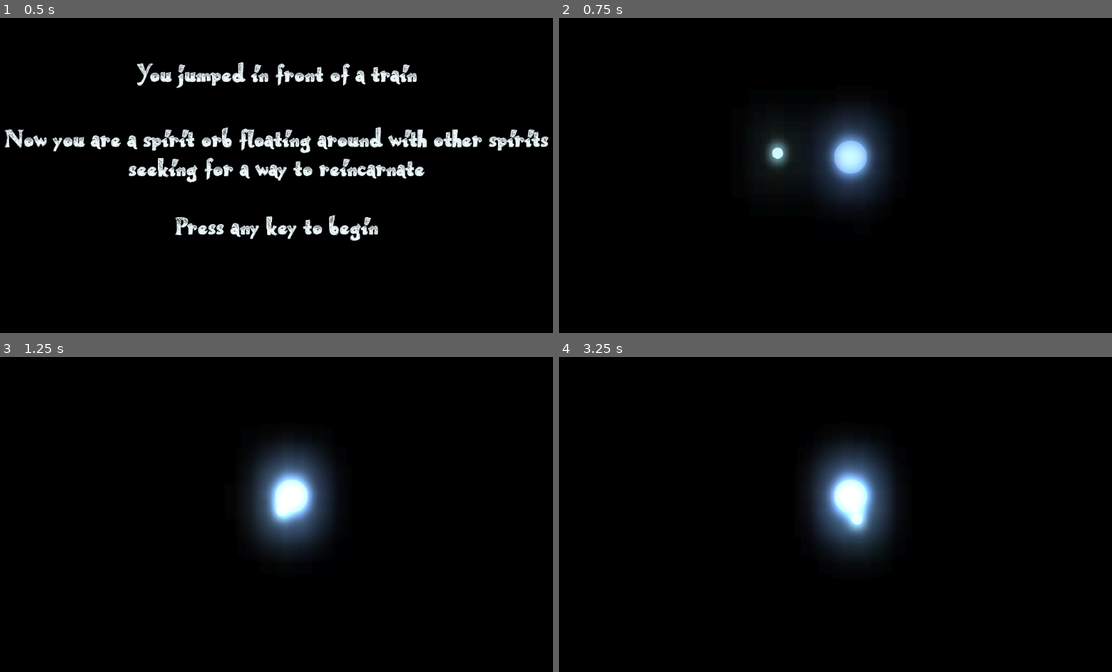
Above: before the commit, frames 1-4 (two rows, left to right).
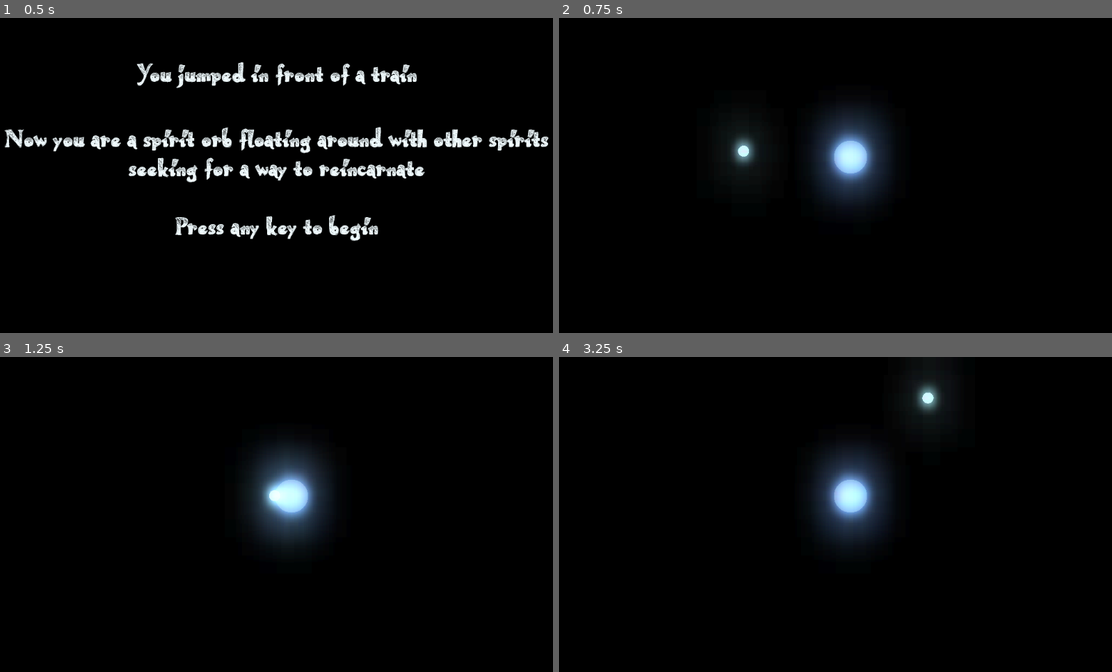
Above: after the commit, the same moments.

Repository: matheusfillipe/Unborn
Game: Godot game, scene res://scenes/Intro.tscn
Same seed, same stepped clock (60 frames per second), same inputs: the game is played once before the commit and once after it.
Inputs (mouse positions are in pixels of both pictures, inside the frame that each line leads up to):
- Up to frame 1 (0.5 s): no input
- Up to frame 2 (0.75 s): tap Enter at 0.5 s; move the mouse to (957, 162) at 0.52 s; press the mouse at (957, 162) at 0.53 s; hold Right (ui_right) from 0.53 s (still down)
- Up to frame 3 (1.25 s): keep holding Right (ui_right)
- Up to frame 4 (3.25 s): move the mouse to (724, 536) at 1.27 s; release Right (ui_right) at 1.28 s; release the mouse at (724, 536) at 1.28 s; hold Down (ui_down) 1.28-2.03 s; click (724, 536) at 1.35 s; move the mouse to (890, 448) at 2.02 s; press the mouse at (890, 448) at 2.03 s; hold Right (ui_right) 2.03-2.78 s; move the mouse to (807, 583) at 2.77 s; release the mouse at (807, 583) at 2.78 s; hold Up (ui_up) from 2.78 s (still down); click (807, 583) at 2.85 s

Frame 1 is identical in both runs. In frame 2, 0.9% of the frame differs, in the area x 30-43%, y 36-49%; in frame 3, 2.2%; in frame 4, 3.9%, in the area x 46-70%, y 6-63%.

Commit message:
Mouse movement tap with friction

Diff:
--- a/scripts/Player.gd
+++ b/scripts/Player.gd
@@ -34,18 +34,25 @@
 func _physics_process(delta):
 	# TODO add acceleration and friction
 
+	var input = Vector2.ZERO
+
 	# Mouse click / tap control
 	if has_target:
-		velocity = position.direction_to(target) * max_speed
-		if position.distance_to(target) < 5:
+		input = position.direction_to(target)
+		# Stop moving before so that can stop in time
+		# S = v_0 - at^2/2
+		var S = position.distance_to(target)
+		# Torricelli equation
+		if velocity.length_squared() / (2 * friction) > S - get_size():
 			has_target = false
 
 	# Arrow control
 	else:
-		var input = get_input()
-		if input != Vector2.ZERO:
-			velocity = velocity.move_toward(input * max_speed, acceleration * delta)
-		else:
-			velocity = velocity.move_toward(Vector2.ZERO, friction * delta)
+		input = get_input()
+
+	if input != Vector2.ZERO:
+		velocity = velocity.move_toward(input * max_speed, acceleration * delta)
+	else:
+		velocity = velocity.move_toward(Vector2.ZERO, friction * delta)
 
 	velocity = move_and_slide(velocity)
--- a/scripts/orb.gd
+++ b/scripts/orb.gd
@@ -44,6 +44,7 @@
 var is_colliding = false
 
 onready var circle = $circle
+onready var shape = $CollisionShape2D
 
 func _ready():
 	set_color(start_color)
@@ -65,6 +66,9 @@
 	modulate = Color(b, b, b, 1)
 	brightness = b
 
+func get_size():
+	return shape.shape.radius
+
 
 func _on_Area2D_body_exited(body:Node):
 	is_colliding = false
